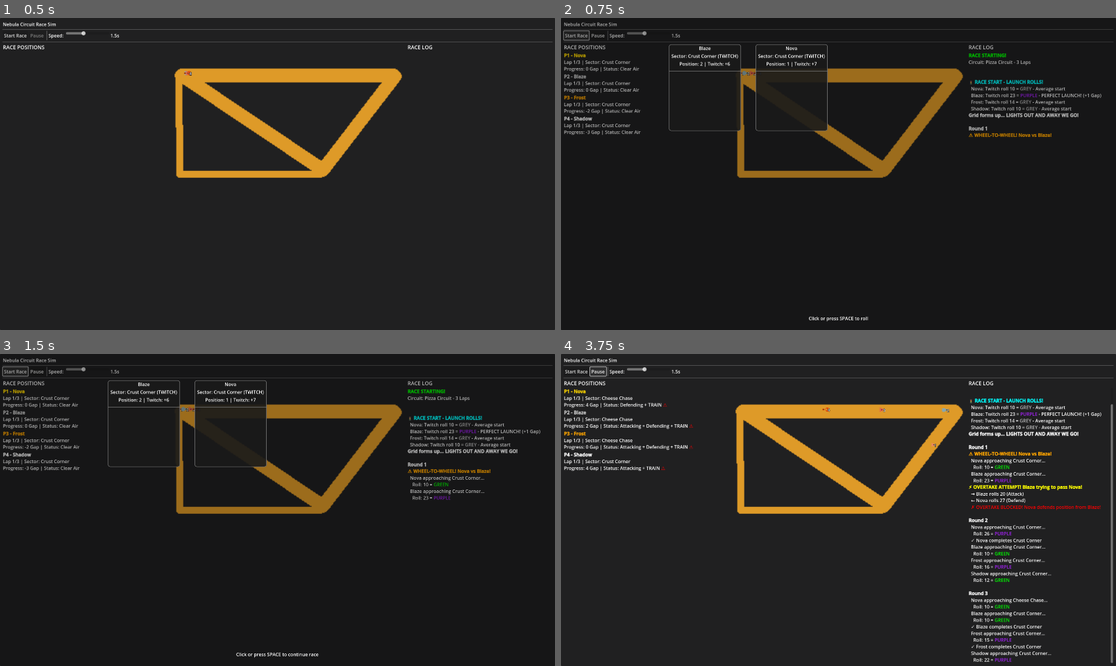
Above: before the commit, frames 1-4 (two rows, left to right).
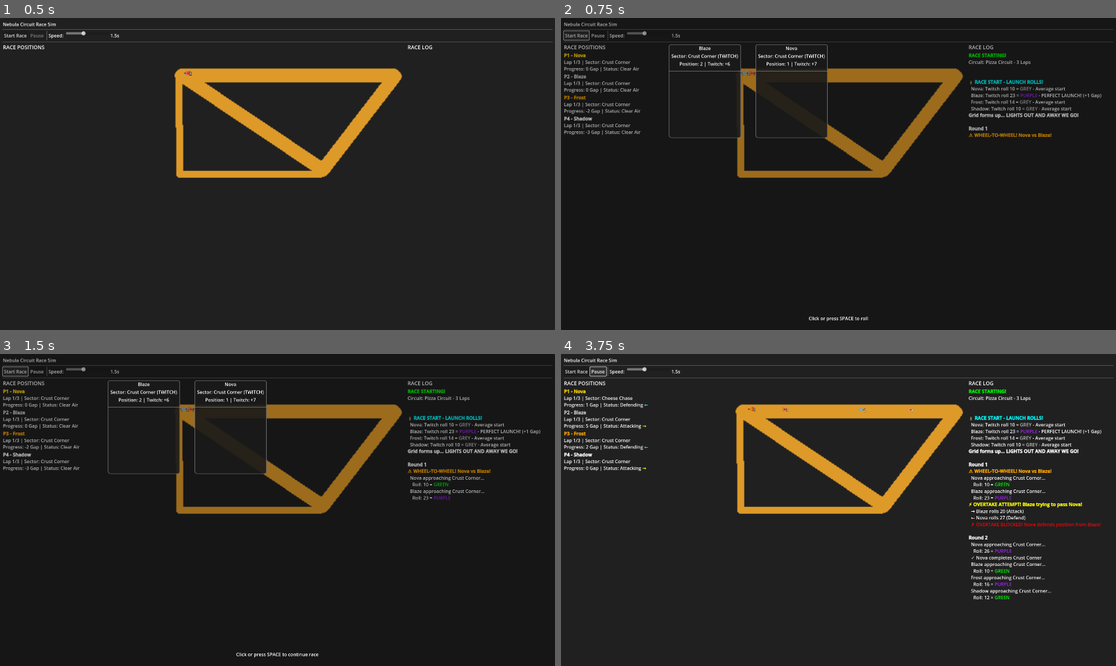
Above: after the commit, the same moments.

Repository: computersaucegames/nc
Game: Godot game, scene res://scenes/tests/RaceTestScene.tscn
Two runs of this game, one before a commit and one after it. Both use one fixed random seed, a clock stepped at 60 frames per second and the inputs below. The project has no main scene, so this scene is started directly.
Inputs:
- Up to frame 1 (0.5 s): no input
- Up to frame 2 (0.75 s): click "Start Race" at 0.5 s
- Up to frame 3 (1.5 s): click "Start Race" at 1.25 s
- Up to frame 4 (3.75 s): click "Start Race" at 2 s; click "Pause" at 2.75 s; click "Resume" at 3.5 s

Frame 1 is identical in both runs. In frame 2, 0.2% of the frame differs, in the area x 19-49%, y 35-39%; in frame 3, 0.2%; in frame 4, 6.5%, in the area x 4-100%, y 11-100%.

Commit message:
Auto-resume race after Focus Mode and enhance roll display
Issue 1 - Auto-resume:
When Focus Mode completed, race_mode was set back to RUNNING but the
auto_advance_timer had already fired (while in FOCUS_MODE) and wouldn't
tick again. Race appeared stuck until manual pause/resume.

Fix: Restart auto_advance_timer after Focus Mode exits to continue the race.

Issue 2 - Enhanced roll display:
Focus Mode panels now show clearer roll breakdown and resolution.

Added UI elements:
- CalculationLabel: Shows math equation (e.g., "16 + 7 + 2 = 25")
- ResolutionLabel: Shows outcome flavor text based on tier

Visual improvements:
- Calculation displayed in AQUA color for clarity
- Resolution text color-coded by tier (PURPLE/GREEN/GREY/RED)
- Tier-based flavor text:
  * PURPLE: "[Pilot] surges ahead!"
  * GREEN: "[Pilot] pushes forward!"
  * GREY: "[Pilot] maintains pace"
  * RED: "[Pilot] struggles!"

The roll breakdown now clearly shows:
d20 result → stat bonus → modifiers → calculation → total → tier → movement → resolution

Diff:
--- a/scenes/ui/FocusModeRollPanel.tscn
+++ b/scenes/ui/FocusModeRollPanel.tscn
@@ -46,6 +46,11 @@
 [node name="HSeparator2" type="HSeparator" parent="VBox/RollContainer"]
 layout_mode = 2
 
+[node name="CalculationLabel" type="Label" parent="VBox/RollContainer"]
+layout_mode = 2
+text = "16 + 7 + 2 = 25"
+horizontal_alignment = 1
+
 [node name="TotalResult" type="Label" parent="VBox/RollContainer"]
 layout_mode = 2
 text = "Total: 0"
@@ -63,3 +68,9 @@
 layout_mode = 2
 text = "Movement: 0 gaps"
 horizontal_alignment = 1
+
+[node name="ResolutionLabel" type="Label" parent="VBox"]
+layout_mode = 2
+text = "Pushing ahead!"
+horizontal_alignment = 1
+autowrap_mode = 2
--- a/scripts/systems/RaceSimulator.gd
+++ b/scripts/systems/RaceSimulator.gd
@@ -343,6 +343,9 @@
 		FocusMode.deactivate()
 		race_mode = RaceMode.RUNNING
 
+		# Resume auto-advance by starting next round
+		auto_advance_timer.start(auto_advance_delay)
+
 # Execute rolls for both W2W pilots
 func _execute_w2w_rolls(pilot1: PilotState, pilot2: PilotState, event: FocusModeManager.FocusModeEvent):
 	var sector = event.sector
--- a/scripts/ui/FocusModeRollPanel.gd
+++ b/scripts/ui/FocusModeRollPanel.gd
@@ -11,9 +11,11 @@
 @onready var d20_result: Label = $VBox/RollContainer/D20Result
 @onready var stat_bonus: Label = $VBox/RollContainer/StatBonus
 @onready var modifiers_container: VBoxContainer = $VBox/RollContainer/ModifiersContainer
+@onready var calculation_label: Label = $VBox/RollContainer/CalculationLabel
 @onready var total_result: Label = $VBox/RollContainer/TotalResult
 @onready var tier_result: Label = $VBox/RollContainer/TierResult
 @onready var movement_result: Label = $VBox/MovementResult
+@onready var resolution_label: Label = $VBox/ResolutionLabel
 
 # Theme colors for tiers
 const TIER_COLORS = {
@@ -50,6 +52,7 @@
 	# Hide roll results until rolled
 	roll_container.visible = false
 	movement_result.visible = false
+	resolution_label.visible = false
 
 ## Setup display with roll results
 func setup_roll_display(pilot: PilotState, sector, roll_result: Dice.DiceResult, movement: int):
@@ -89,6 +92,14 @@
 		no_mods.add_theme_font_size_override("font_size", 12)
 		modifiers_container.add_child(no_mods)
 
+	# Calculation breakdown
+	var calc_parts = [str(roll_result.base_roll), str(roll_result.stat_value)]
+	if roll_result.flat_modifiers != 0:
+		calc_parts.append(str(roll_result.flat_modifiers))
+	calculation_label.text = " + ".join(calc_parts) + " = " + str(roll_result.final_total)
+	calculation_label.add_theme_font_size_override("font_size", 14)
+	calculation_label.add_theme_color_override("font_color", Color.AQUA)
+
 	# Total result
 	total_result.text = "Total: %d" % roll_result.final_total
 	total_result.add_theme_font_size_override("font_size", 16)
@@ -105,3 +116,23 @@
 	movement_result.text = "Movement: %d gaps" % movement
 	movement_result.add_theme_font_size_override("font_size", 16)
 	movement_result.add_theme_color_override("font_color", Color.LAWN_GREEN)
+
+	# Resolution text
+	resolution_label.visible = true
+	var resolution_text = _get_resolution_text(pilot.name, roll_result.tier_name, movement)
+	resolution_label.text = resolution_text
+	resolution_label.add_theme_font_size_override("font_size", 14)
+	resolution_label.add_theme_color_override("font_color", TIER_COLORS.get(roll_result.tier_name, Color.WHITE))
+
+func _get_resolution_text(pilot_name: String, tier: String, movement: int) -> String:
+	match tier:
+		"PURPLE":
+			return "%s surges ahead!" % pilot_name
+		"GREEN":
+			return "%s pushes forward!" % pilot_name
+		"GREY":
+			return "%s maintains pace" % pilot_name
+		"RED":
+			return "%s struggles!" % pilot_name
+		_:
+			return "%s advances" % pilot_name
